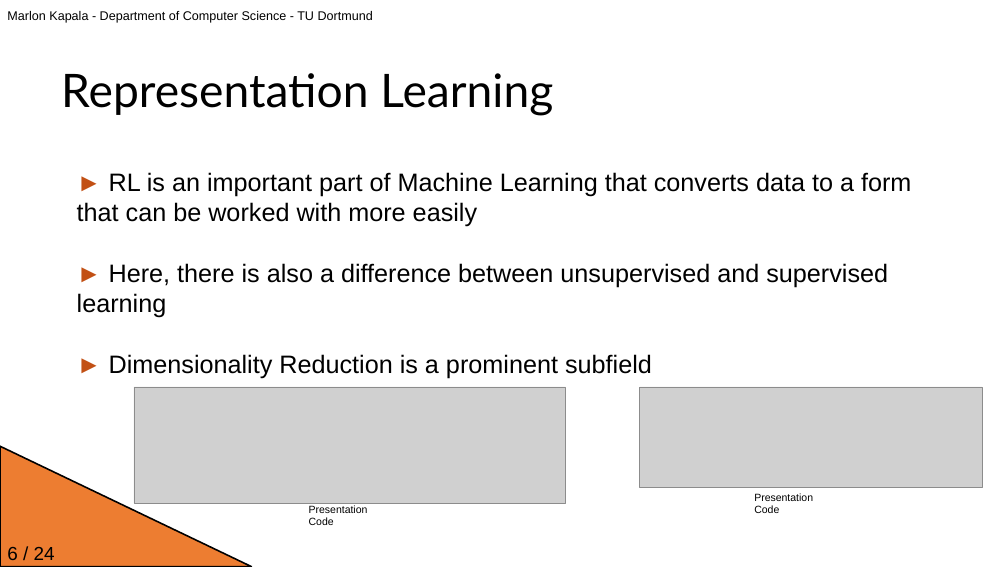
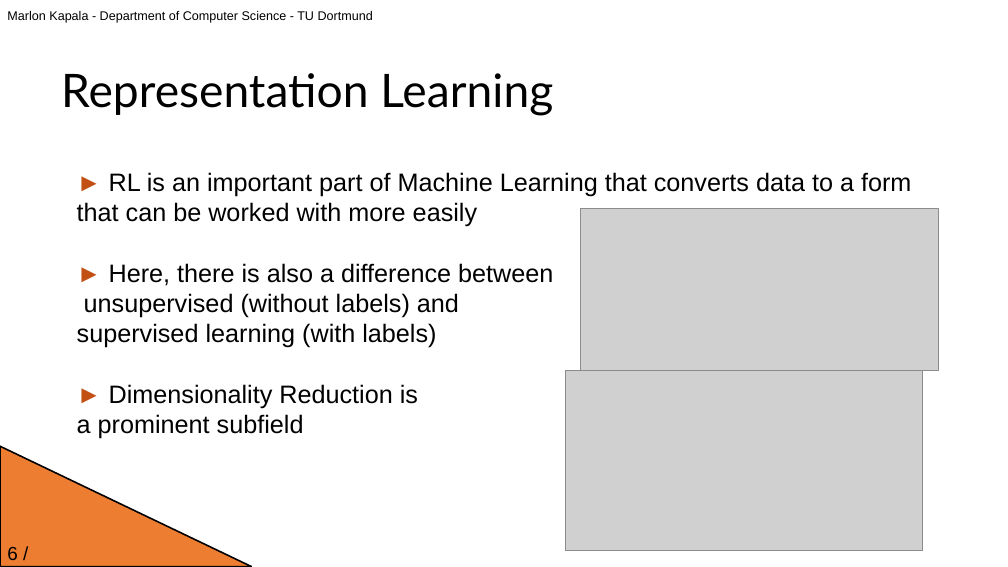
Before and after one commit to JavaLangMarlon/ddm-proseminar-tu-dortmund, a slide deck: slide 6 of presentation.pptx. Drawn at 1008x567 pixels with LibreOffice and Linux fonts; fonts in the diff are those of the drawing; grey boxes stand for pictures; background and template pictures are left out. Boxes give left, top, right and bottom in pixels: in the first picture for what was removed or moved away, otherwise in the second. Text is boxed around its words. In the diff, an @@ line names an element or a change of style, - is before the commit and + after.

```diff
--- a/presentation.pptx
+++ b/presentation.pptx
@@ picture added at bbox=[581, 209, 939, 371] @@
@@ text at bbox=[77, 263, 553, 439]: text changed @@
-► Here, there is also a difference between unsupervised and supervised learning
-► Dimensionality Reduction is a prominent subfield
+► Here, there is also a difference between
+unsupervised (without labels) and
+supervised learning (with labels)
+► Dimensionality Reduction is
+a prominent subfield
@@ picture removed at bbox=[134, 387, 566, 504] @@
@@ picture added at bbox=[566, 371, 923, 551] @@
@@ picture removed at bbox=[640, 387, 982, 487] @@
@@ text removed at bbox=[309, 505, 368, 525] @@
-Presentation Code
@@ text removed at bbox=[754, 493, 813, 513] @@
-Presentation Code
```
Also in this commit, not shown: 23 other slides changed, 1 slide added, 1 other file.
